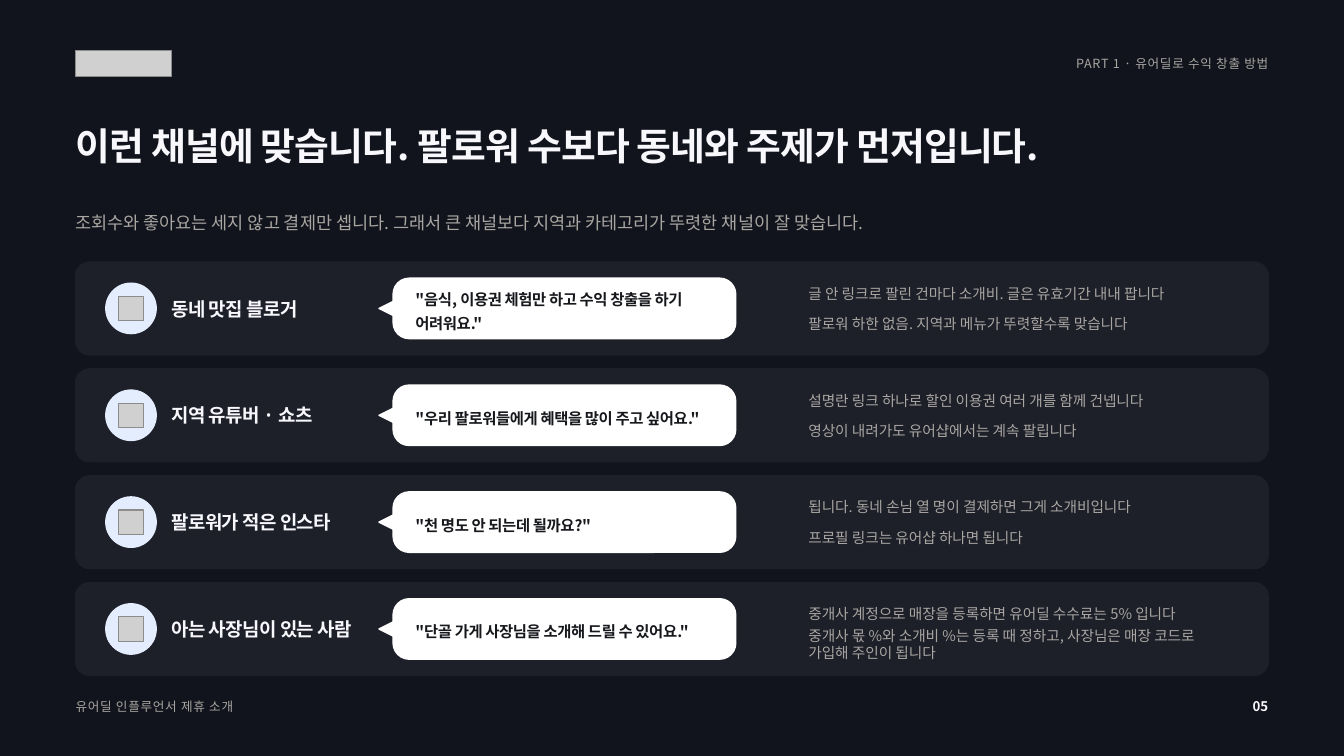
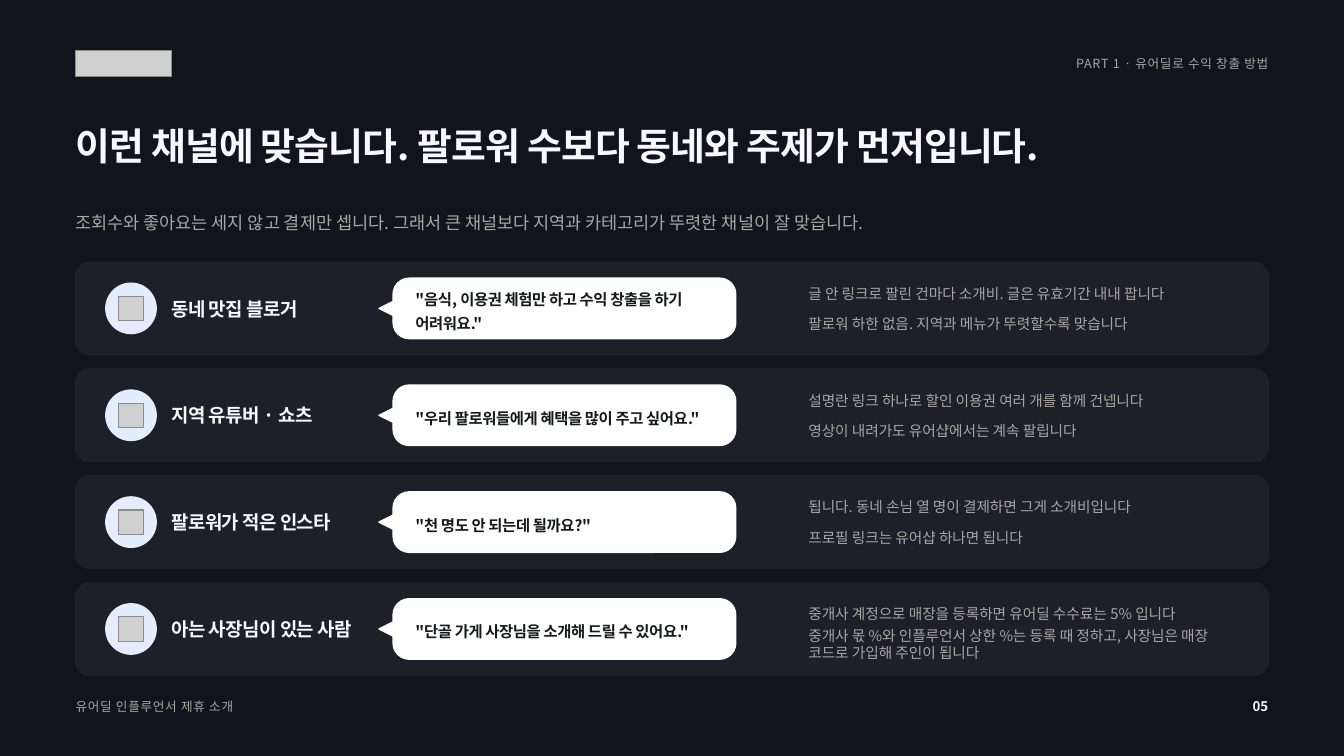
Before and after one commit to tobe2111/ur-live, a slide deck: slide 6 of docs/business/proposals/urdeal-influencer-deck.pptx. Drawn at 1344x756 pixels with LibreOffice and Linux fonts; fonts in the diff are those of the drawing; grey boxes stand for pictures; background and template pictures are left out. Boxes give left, top, right and bottom in pixels: in the first picture for what was removed or moved away, otherwise in the second. Text is boxed around its words. In the diff, an @@ line names an element or a change of style, - is before the commit and + after.

```diff
--- a/docs/business/proposals/urdeal-influencer-deck.pptx
+++ b/docs/business/proposals/urdeal-influencer-deck.pptx
@@ text at <box>808,629,1208,659</box>: text changed @@
-중개사 몫 %와 소개비 %는 등록 때 정하고, 사장님은 매장 코드로 가입해 주인이 됩니다
+중개사 몫 %와 인플루언서 상한 %는 등록 때 정하고, 사장님은 매장 코드로 가입해 주인이 됩니다
```
Also in this commit, not shown: 7 other slides changed, 9 other files.
